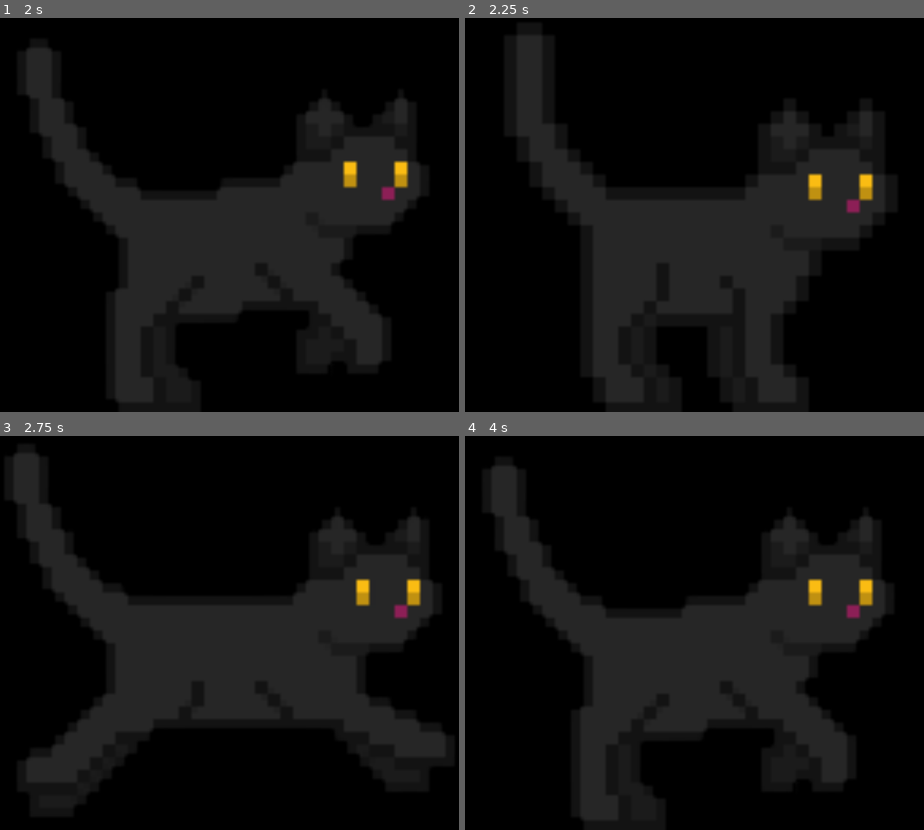
Above: before the commit, frames 1-4 (two rows, left to right).
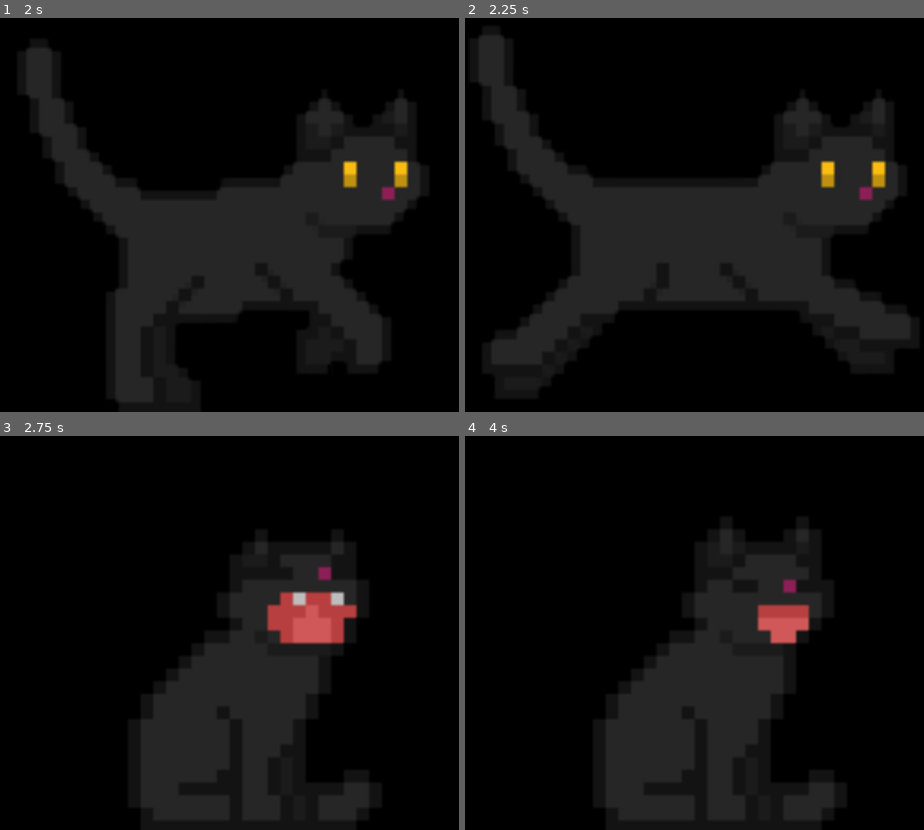
Above: after the commit, the same moments.

Repository: awesomesauce4646/virtual-pet
Game: Godot game, scene res://pet.tscn
Two runs of this game, one before a commit and one after it. Both use one fixed random seed, a clock stepped at 60 frames per second and the inputs below.
Inputs (mouse positions are in pixels of both pictures, inside the frame that each line leads up to):
- Up to frame 1 (2 s): tap Enter at 0.5 s; drag from (211, 203) to (284, 69) at 0.52 s; drag from (128, 199) to (206, 270) at 1.27 s
- Up to frame 2 (2.25 s): move the mouse to (749, 69) at 2.02 s; hold Right from 2.03 s (still down); tap Alt at 2.1 s; click (749, 69) at 2.17 s
- Up to frame 3 (2.75 s): keep holding Right
- Up to frame 4 (4 s): release Right at 2.75 s; drag from (671, 688) to (538, 522) at 2.77 s; move the mouse to (855, 664) at 3.52 s; hold Left from 3.53 s (still down); tap Alt at 3.6 s; click (855, 664) at 3.67 s

Frame 1 is identical in both runs. In frame 2, 13% of the frame differs, in the area x 2-98%, y 4-98%; in frame 3, 28%; in frame 4, 20%.

Commit message:
meow when clicked on

Diff:
--- a/virtual-pet/node_2d.gd
+++ /dev/null
@@ -1,9 +0,0 @@
-extends Node2D
-
-$PopupMenu.add_item("Sleep", 0)
-$PopupMenu.popup_on_parent(Rect2i(Vector2i(event.position), Vector2i..ZERO))
-$PopupMenu.id_pressed.connect(_on_menu_pressed)
-
-func _on_menu_pressed(id):
-	if id == 0
-		print("SLEEP")
--- a/virtual-pet/pet.gd
+++ b/virtual-pet/pet.gd
@@ -1,4 +1,6 @@
 extends Node2D
+
+const DRAG_THRESHOLD = 6.0
 
 var speed = 300
 var direction = Vector2(1,0)
@@ -11,6 +13,8 @@
 var is_dragging = false
 var is_thrown = false
 var drag_offset = Vector2()
+var press_pos = Vector2()
+var drag_moved = false
 
 var menuOpened = false
 var menuCurrentlyOpened = false
@@ -48,11 +52,25 @@
 		speed = 0
 		animated_sprite.play("Feed")
 
+func _on_clicked():
+	is_idling = true
+	idle_timer = 1.5
+	speed = 0
+	animated_sprite.play("Meow")
+	var r = randi() % 2
+	if r == 0:
+		meowSound.play()
+	else:
+		meowTwoSound.play()
+
 func _physics_process(delta: float) -> void:
 	if is_dragging:
+		var mouse_pos = Vector2(DisplayServer.mouse_get_position())
 		if not Input.is_mouse_button_pressed(MOUSE_BUTTON_LEFT):
 			is_dragging = false
-			if velocity.length() > 50:
+			if not drag_moved:
+				_on_clicked()
+			elif velocity.length() > 50:
 				is_thrown = true
 				var r = randi() % 2
 				if r == 0:
@@ -64,11 +82,17 @@
 				velocity = Vector2()
 			return
 
-		var mouse_pos = Vector2(DisplayServer.mouse_get_position())
+		if not drag_moved:
+			if mouse_pos.distance_to(press_pos) < DRAG_THRESHOLD:
+				return
+			drag_moved = true
+			last_mouse = mouse_pos
+			if not is_idling:
+				animated_sprite.play("Idle")
+
 		velocity = velocity.lerp((mouse_pos - last_mouse) / delta, 0.5)
 		last_mouse = mouse_pos
-		var new_win_pos = mouse_pos - drag_offset
-		DisplayServer.window_set_position(Vector2i(new_win_pos))
+		DisplayServer.window_set_position(Vector2i(mouse_pos - drag_offset))
 		return
 
 	if menu.visible:
@@ -143,9 +167,9 @@
 		if event.pressed:
 			is_dragging = true
 			is_thrown = false
-			if not is_idling:
-				animated_sprite.play("Idle")
+			drag_moved = false
 			var mouse_pos = Vector2(DisplayServer.mouse_get_position())
+			press_pos = mouse_pos
 			velocity = Vector2()
 			last_mouse = mouse_pos
 			var win_pos = Vector2(DisplayServer.window_get_position())
--- a/virtual-pet/pet.tscn
+++ b/virtual-pet/pet.tscn
@@ -396,7 +396,7 @@
 
 [node name="Window" type="Window" parent="." unique_id=1762716440]
 oversampling_override = 1.0
-position = Vector2i(200, 399)
+position = Vector2i(200, 315)
 size = Vector2i(300, 200)
 minimize_disabled = true
 maximize_disabled = true
Not shown, removed: virtual-pet/node_2d.gd.uid
